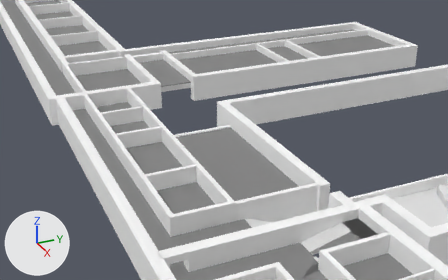
The glTF model src/components/Map/Map3D/Building/Floor1/Floor1.gltf as it was, and as the next commit left it.
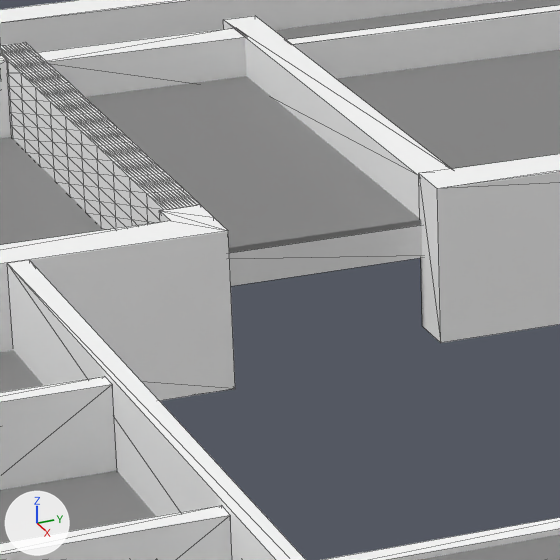
Each version appears first from a 50 mm lens placed at (3.36, -4.32, 2.65), pointed at (-2.77, -1.56, -0.42), and next in a close-up on the part from 28% to 47% of the width and 17% to 48% of the height. The lights are fixed; the arrows at lower left show +X, +Y and +Z. The close-ups show mesh edges as thin lines. Where no turn or scale is listed for an object, it has been applied to the vertices.

Names of what the first close-up shows: 'Plane.001', 'Plane.007', 'Wall', 'Wall.020', 'Wall.023', 'Wall.024', 'Wall.025', 'Wall.030', 'Wall.097', 'Wall.108', 'Wall.109', 'Wall.110'.
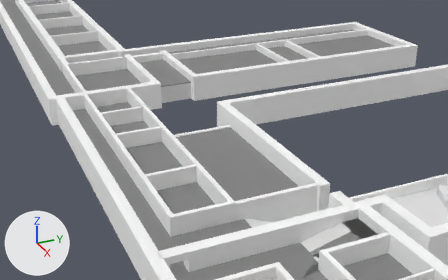
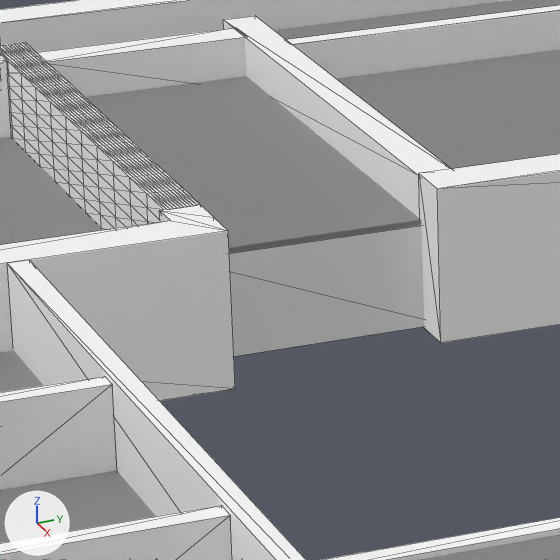
Boxes (x1, y1, x2, y2) around the edits, measured in the close-ups (560 x 560 px):
'Plane.001', moved, rescaled (111% taller)
    before: (229, 225, 422, 286)
    after: (229, 226, 424, 356)

What the commit changed:
Object 'Plane.001' (ob_plane_001) moves from (-3.222, -2.003, 0.159) to (-3.222, -2.003, 0.09).
Object 'Plane.001' (ob_plane_001) is rescaled from (0.032, 0.25, 0.2) to (0.1, 0.25, 0.2).
